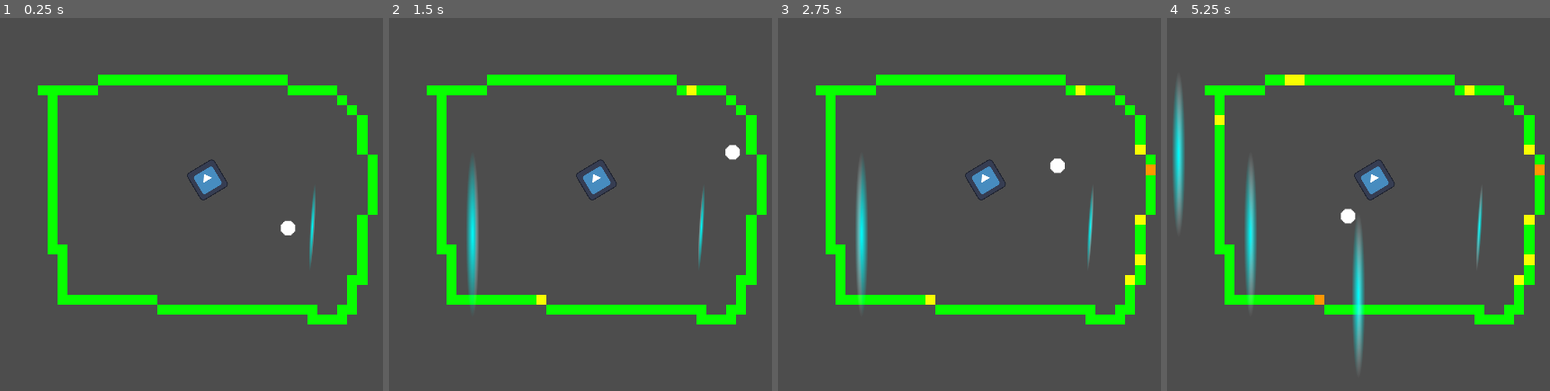
Above: before the commit, frames 1-4 (left to right).
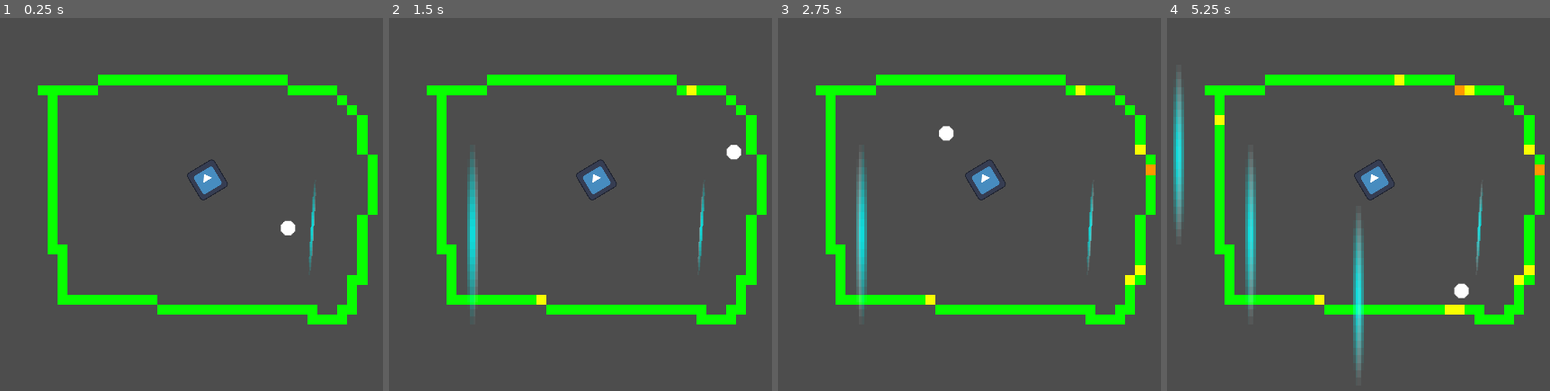
Above: after the commit, the same moments.

Repository: sparkworm/Jameplay2025
Game: Godot game, scene res://scenes/main.tscn
Same seed, same stepped clock (60 frames per second), same inputs: the game is played once before the commit and once after it. The engine's default icon, where the game draws it, is replaced by a stand-in: a white triangle on a blue panel in a dark square.
Inputs (mouse positions are in pixels of both pictures, inside the frame that each line leads up to):
- Up to frame 1 (0.25 s): no input
- Up to frame 2 (1.5 s): move the mouse to (outside the picture) at 0.52 s; right-click (outside the picture) at 0.6 s; move the mouse to (473, 234) at 1.27 s; click (473, 234) at 1.35 s
- Up to frame 3 (2.75 s): move the mouse to (1076, 126) at 2.02 s; right-click (1076, 126) at 2.1 s
- Up to frame 4 (5.25 s): move the mouse to (1358, 294) at 2.77 s; click (1358, 294) at 2.85 s; move the mouse to (outside the picture) at 3.52 s; right-click (outside the picture) at 3.6 s; move the mouse to (1178, 156) at 4.27 s; click (1178, 156) at 4.35 s; move the mouse to (1431, 215) at 5.02 s; right-click (1431, 215) at 5.1 s

The runs differ from the first frame. In frame 1, less than 0.1% of the frame differs, in the area x 80-83%, y 47-67%; in frame 2, 0.2%; in frame 3, 0.6%; in frame 4, 1.5%, in the area x 1-97%, y 15-95%.

Commit message:
Added pixelization to the shader for the barriers.

Diff:
--- a/scenes/actors/player_barrier.tscn
+++ b/scenes/actors/player_barrier.tscn
@@ -6,7 +6,7 @@
 
 [sub_resource type="CapsuleShape2D" id="CapsuleShape2D_pybg4"]
 radius = 4.0
-height = 112.0
+height = 146.0
 
 [sub_resource type="Curve" id="Curve_jihqg"]
 _data = [Vector2(0, 1), 0.0, 0.0, 0, 0, Vector2(0.84, 0.835165), -0.5994, -0.5994, 0, 0, Vector2(1, 0), 0.0, 0.0, 0, 0]
@@ -67,11 +67,13 @@
 shader = ExtResource("2_tjch7")
 shader_parameter/radius = 0.2
 shader_parameter/enabled = true
+shader_parameter/pixel_factor = Vector2(5, 25)
 
 [node name="PlayerBarrier" type="CharacterBody2D"]
 script = ExtResource("1_n8cwa")
 
 [node name="CollisionShape2D" type="CollisionShape2D" parent="."]
+visible = false
 shape = SubResource("CapsuleShape2D_pybg4")
 
 [node name="GPUParticles2D" type="GPUParticles2D" parent="."]
@@ -86,5 +88,5 @@
 [node name="Pixel" type="Sprite2D" parent="."]
 material = SubResource("ShaderMaterial_gfqv0")
 position = Vector2(0, -0.137989)
-scale = Vector2(10.8893, 133.724)
+scale = Vector2(10, 150)
 texture = ExtResource("1_fgvfl")
--- a/visuals/shaders/player_barrier.gdshader
+++ b/visuals/shaders/player_barrier.gdshader
@@ -2,11 +2,14 @@
 
 uniform float radius = 0.2;
 uniform bool enabled = false;
-//uniform int grid_x = 5;
-//uniform int grid_y = 25;
+uniform vec2 pixel_factor = vec2(5,25);
 
 void fragment() {
-	COLOR.a=1.0-2.0*distance(UV, vec2(0.5));
+	//vec2 pixel_uv = vec2(floor(pixel_factor.x*UV.x)*pixel_factor.x,
+			//mod(pixel_factor.y*UV.y)*pixel_factor.y);
+	vec2 pixel_uv = floor(UV*pixel_factor+0.5)/pixel_factor;
+
+	COLOR.a=1.0-2.0*distance(pixel_uv, vec2(0.5));
 	if (enabled) {
 		COLOR.r=sin(-5.0*UV.x+TIME*8.0);
 		COLOR.r-=COLOR.a;
